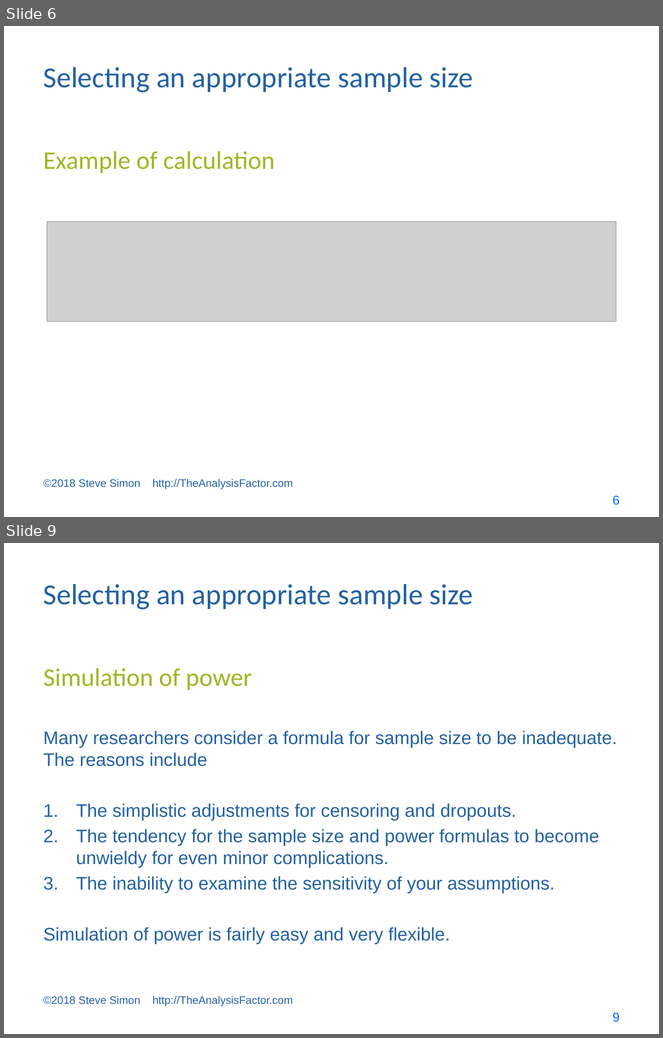
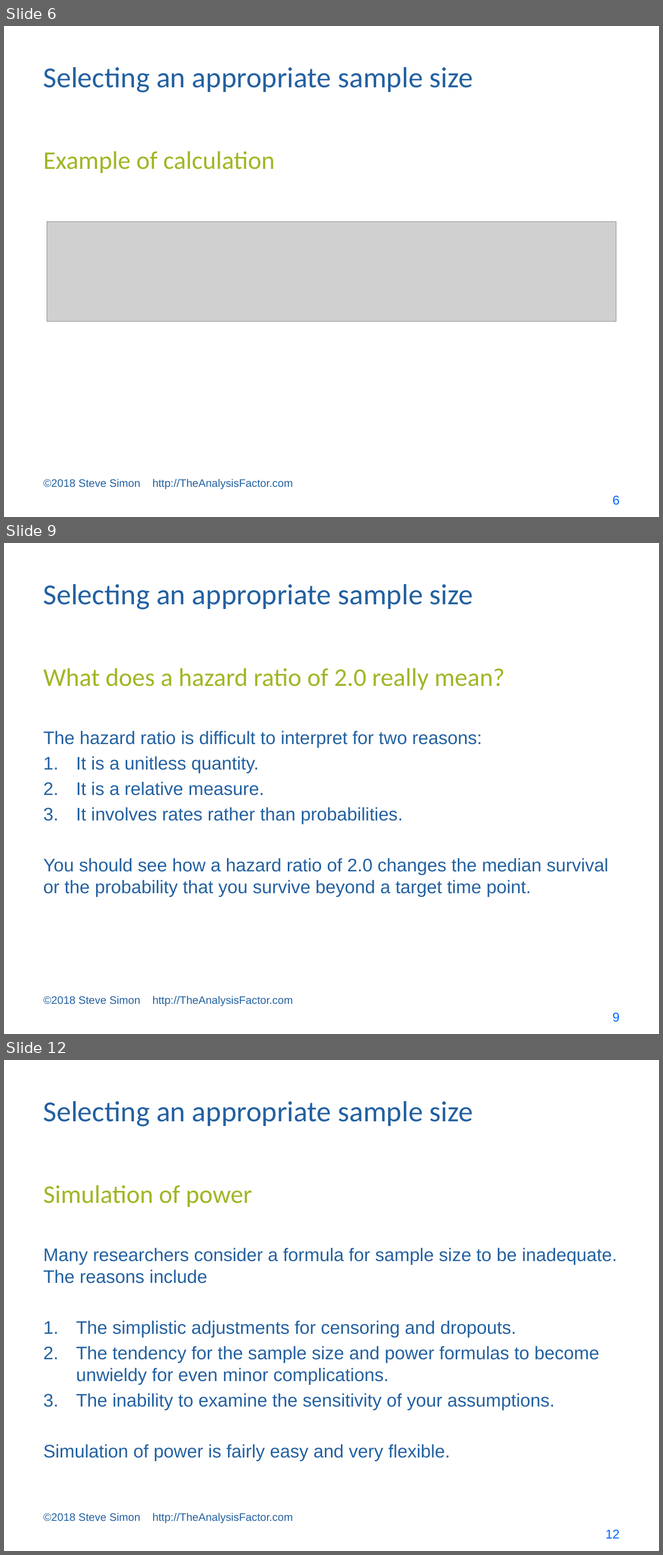
Before and after one commit to pmean/survival-models, a slide deck: bin/survival lecture 3.pptx. Shown one above the other, each under a label of ours: slides 6 and 9 before the commit, slides 6, 9 and 12 after it; the slides between them are not shown. The pictures are 663x1038 and 663x1555 pixels, drawn with LibreOffice and Linux fonts; fonts in the diff are those of the drawing; grey boxes stand for pictures. Boxes give left, top, right and bottom in pixels: in the first picture for what was removed or moved away, otherwise in the second. Text is boxed around its words. In the diff, an @@ line names an element or a change of style, - is before the commit and + after.

Commit message:
Added interpretation of hazard ratio to survival lecture 3.

```diff
--- a/bin/survival lecture 3.pptx
+++ b/bin/survival lecture 3.pptx
@@ slide 9 added at (x1=4, y1=543, x2=659, y2=1034), background #FFFFFF @@
@@ title added at (x1=44, y1=584, x2=473, y2=610), 32 pt, text #2361A1 @@
+Selecting an appropriate sample size
@@ text added at (x1=44, y1=668, x2=505, y2=690), 28 pt, text #A2B525 @@
+What does a hazard ratio of 2.0 really mean?
@@ text added at (x1=44, y1=731, x2=609, y2=897), 20 pt, text #2361A1 @@
+The hazard ratio is difficult to interpret for two reasons:
+1. It is a unitless quantity.
+2. It is a relative measure.
+3. It involves rates rather than probabilities.
+You should see how a hazard ratio of 2.0 changes the median survival or the probability that you survive beyond a target time point.
@@ text added at (x1=44, y1=996, x2=293, y2=1007), 12 pt, text #2361A1 @@
+©2018 Steve Simon http://TheAnalysisFactor.com
@@ page number added at (x1=613, y1=1013, x2=620, y2=1022), 14 pt, text #0066FF @@
+9
@@ what was slide 9 is now slide 12 @@
@@ page number at (x1=606, y1=1530, x2=620, y2=1539): text changed @@
-9
+12
```
Also in this commit, not shown: 5 slides changed, 15 other slides added, 1 slide removed, 3 other files.
